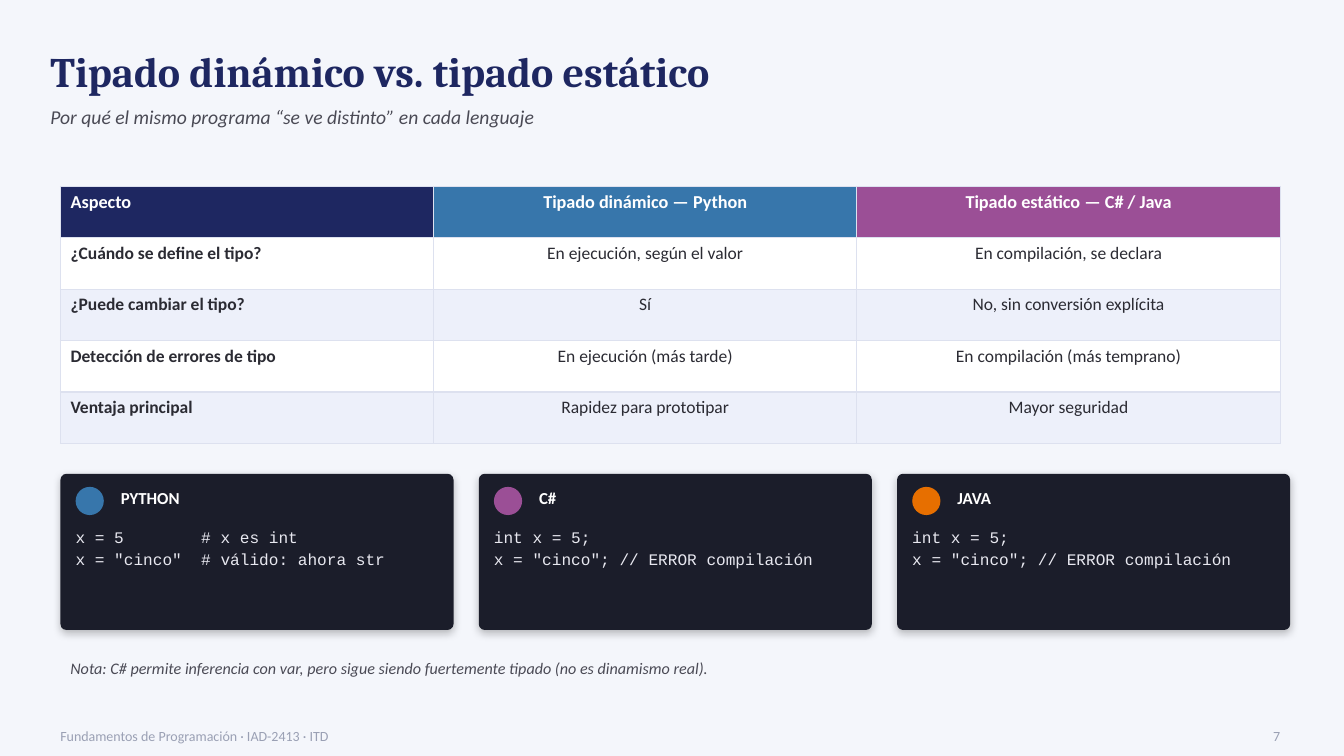
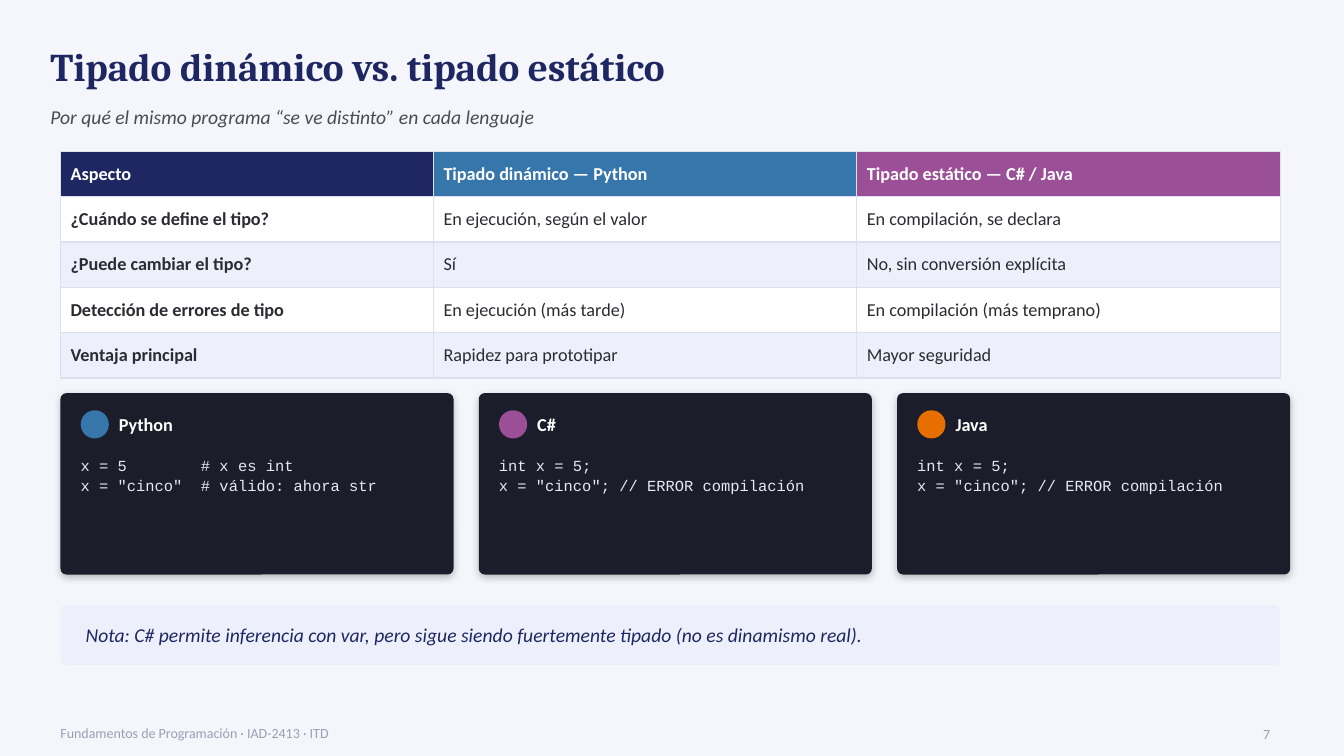
Before and after one commit to svalher/Fundamentos_de_Programacion_para_IIA, a slide deck: slide 7 of Fundamentos de Programación IA/Unidad 1/Material Unidad 1/Unidad1_Fundamentos_Programacion.pptx. Drawn at 1344x756 pixels with LibreOffice and Linux fonts; fonts in the diff are those of the drawing. Boxes give left, top, right and bottom in pixels: in the first picture for what was removed or moved away, otherwise in the second. Text is boxed around its words. In the diff, an @@ line names an element or a change of style, - is before the commit and + after.

```diff
--- a/Fundamentos de Programación IA/Unidad 1/Material Unidad 1/Unidad1_Fundamentos_Programacion.pptx
+++ b/Fundamentos de Programación IA/Unidad 1/Material Unidad 1/Unidad1_Fundamentos_Programacion.pptx
@@ text "Tipado dinámico vs. tipado estático" at [50,53,665,90]: size 30 to 28 pt @@
@@ table at [60,151,1280,368] @@
@@ size 12.5 to 13 pt in "¿Cuándo se define el tipo?", "En ejecución, según el valor", "En compilación, se declara", "¿Puede cambiar el tipo?" and 8 more places @@
@@ alignment centre to left @@
@@ table: place and size @@
-table at [60,187,1280,444]
+table at [60,151,1280,368]
@@ proportions changed in 3 elements at [479,393,872,575], [897,393,1291,575], [60,393,454,575] @@
@@ rounded rectangle: place and size @@
-rounded rectangle at [60,474,454,630]
+rounded rectangle at [60,393,454,575]
@@ 3 ellipses: place and size @@
-3 ellipses at [76,487,941,515]
+3 ellipses at [81,410,946,439]
@@ text at [119,418,173,434]: text changed; size 12 to 13 pt @@
-PYTHON
+Python
@@ rounded rectangle: place and size @@
-rounded rectangle at [479,474,872,630]
+rounded rectangle at [479,393,872,575]
@@ text "C#": place and size @@
-text "C#" at [539,492,556,504]
+text "C#" at [537,418,556,431]
@@ text "C#" at [537,418,556,431]: size 12 to 13 pt @@
@@ rounded rectangle: place and size @@
-rounded rectangle at [897,474,1291,630]
+rounded rectangle at [897,393,1291,575]
@@ text at [956,419,988,431]: text changed; size 12 to 13 pt @@
-JAVA
+Java
@@ text "x = 5 # x ...": place and size @@
-text "x = 5 # x ..." at [76,531,385,565]
+text "x = 5 # x ..." at [81,460,377,491]
@@ size 11.5 to 11 pt; line spacing 1.15 to 1.12 in 3 elements at [917,460,1223,494], [81,460,377,491], [499,460,805,494] @@
@@ text "int x = 5;": place and size @@
-text "int x = 5;" at [494,531,813,569]
+text "int x = 5;" at [499,460,805,494]
@@ text "int x = 5;": place and size @@
-text "int x = 5;" at [912,531,1231,569]
+text "int x = 5;" at [917,460,1223,494]
@@ rounded rectangle added at [60,605,1280,665], fill #EDF0FA @@
@@ text "Nota: C# permite inferencia con ...": place and size @@
-text "Nota: C# permite inferencia con ..." at [70,662,708,677]
+text "Nota: C# permite inferencia con ..." at [86,628,862,646]
@@ text "Nota: C# permite inferencia con ..." at [86,628,862,646]: size 11.5 to 14 pt, text colour #4A4A55 to #1E2761 @@
@@ page number: place and size @@
-page number at [1273,732,1280,741]
+page number at [1263,730,1270,739]
@@ page number at [1263,730,1270,739]: vertical alignment middle to top @@
```
Also in this commit, not shown: 13 other slides changed, 7 slides added, 2 other files.
